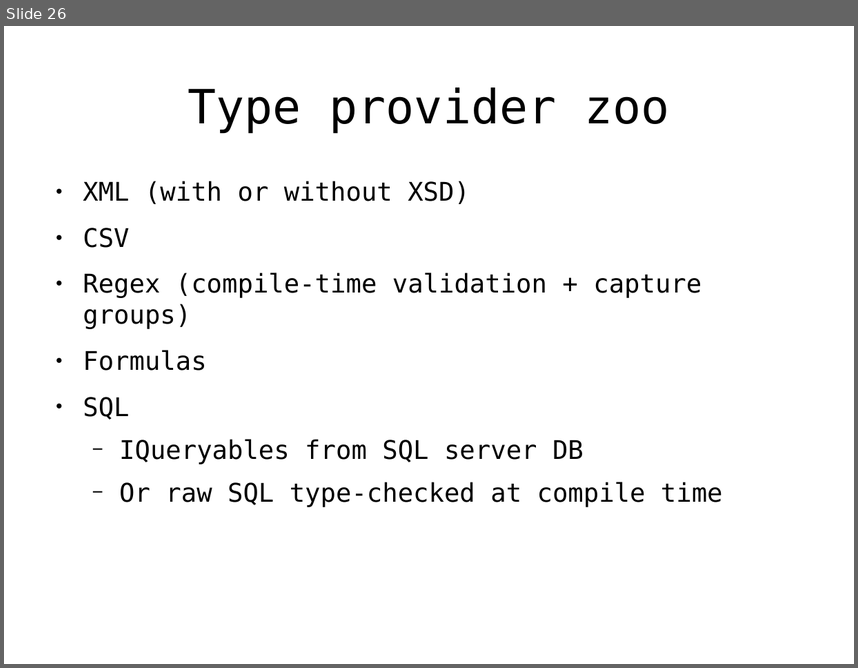
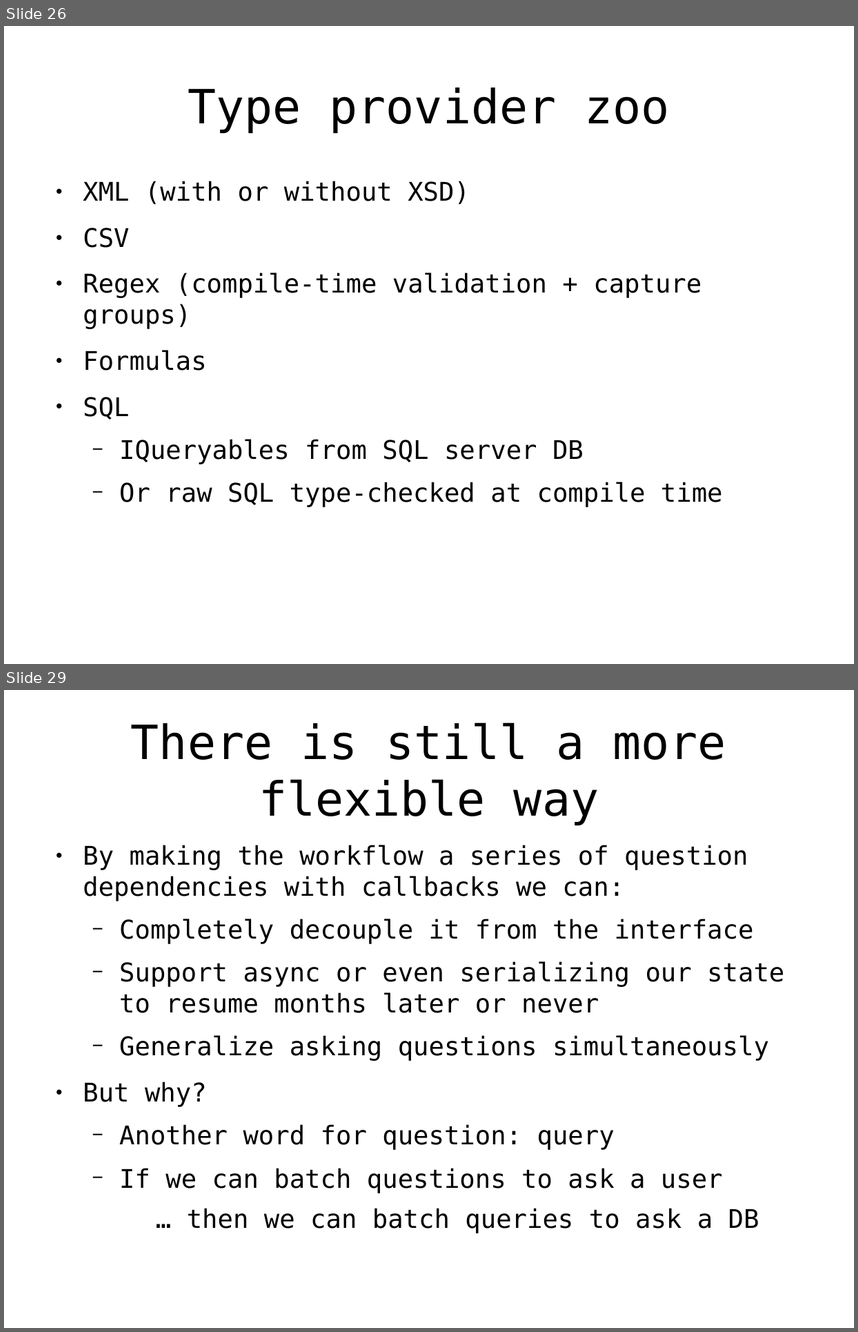
Before and after one commit to rspeele/FSharpTalk, a slide deck: fstalk.odp. Shown one above the other, each under a label of ours: slide 26 before the commit, slides 26 and 29 after it; the slides between them are not shown. The pictures are 858x668 and 858x1332 pixels, drawn with LibreOffice and Linux fonts; fonts in the diff are those of the drawing. Boxes give left, top, right and bottom in pixels: in the first picture for what was removed or moved away, otherwise in the second. Text is boxed around its words. In the diff, an @@ line names an element or a change of style, - is before the commit and + after.

```diff
--- a/fstalk.odp
+++ b/fstalk.odp
@@ slide 29 added at [4,690,854,1328], background #FFFFFF @@
@@ title added at [131,722,726,825], 44 pt, text #000000 @@
+There is still a more flexible way
@@ text added at [83,845,784,1232], 24 pt, text #000000 @@
+● By making the workflow a series of question dependencies with callbacks we can:
+  − Completely decouple it from the interface
+  − Support async or even serializing our state to resume months later or never
+  − Generalize asking questions simultaneously
+● But why?
+  − Another word for question: query
+  − If we can batch questions to ask a user
+    … then we can batch queries to ask a DB
```
Also in this commit, not shown: 4 other slides added, 24 other files.
